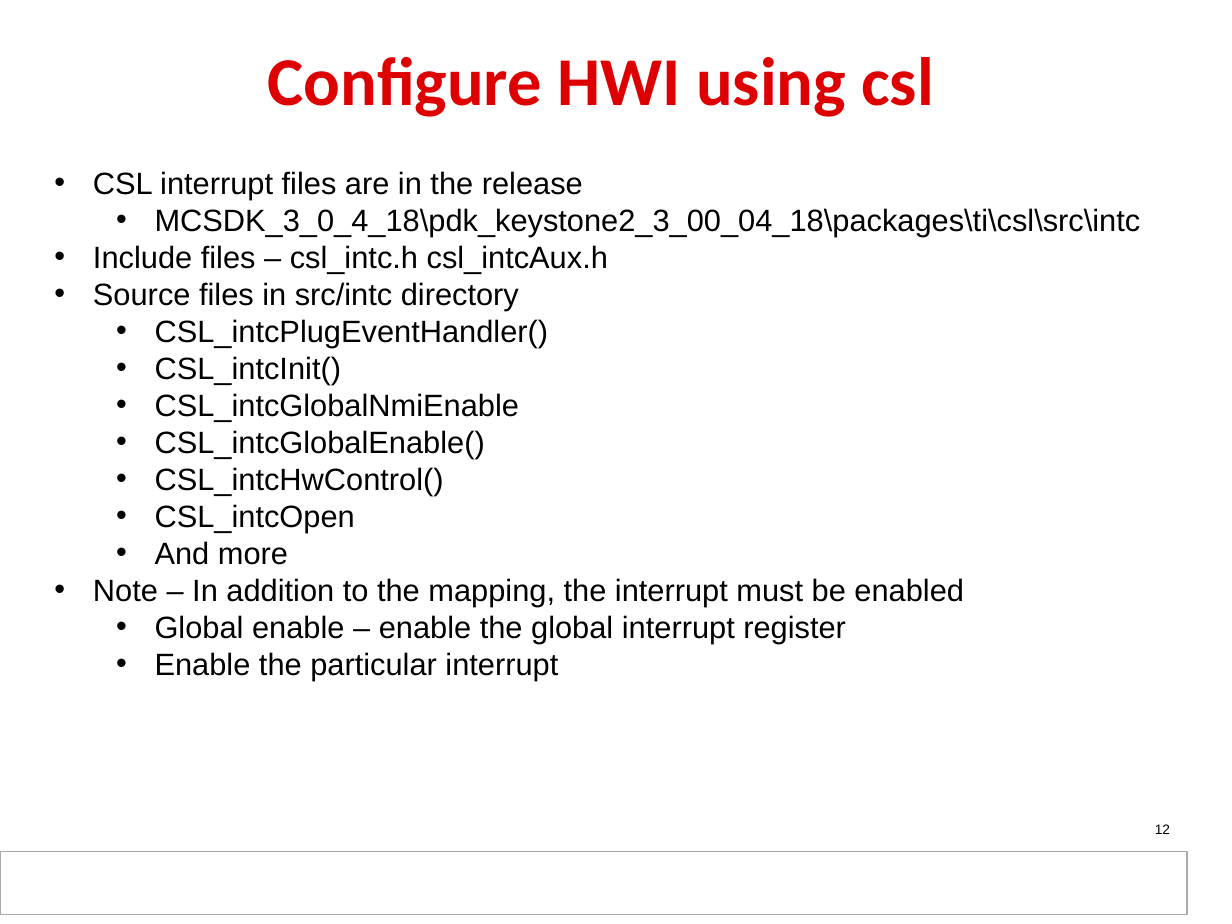
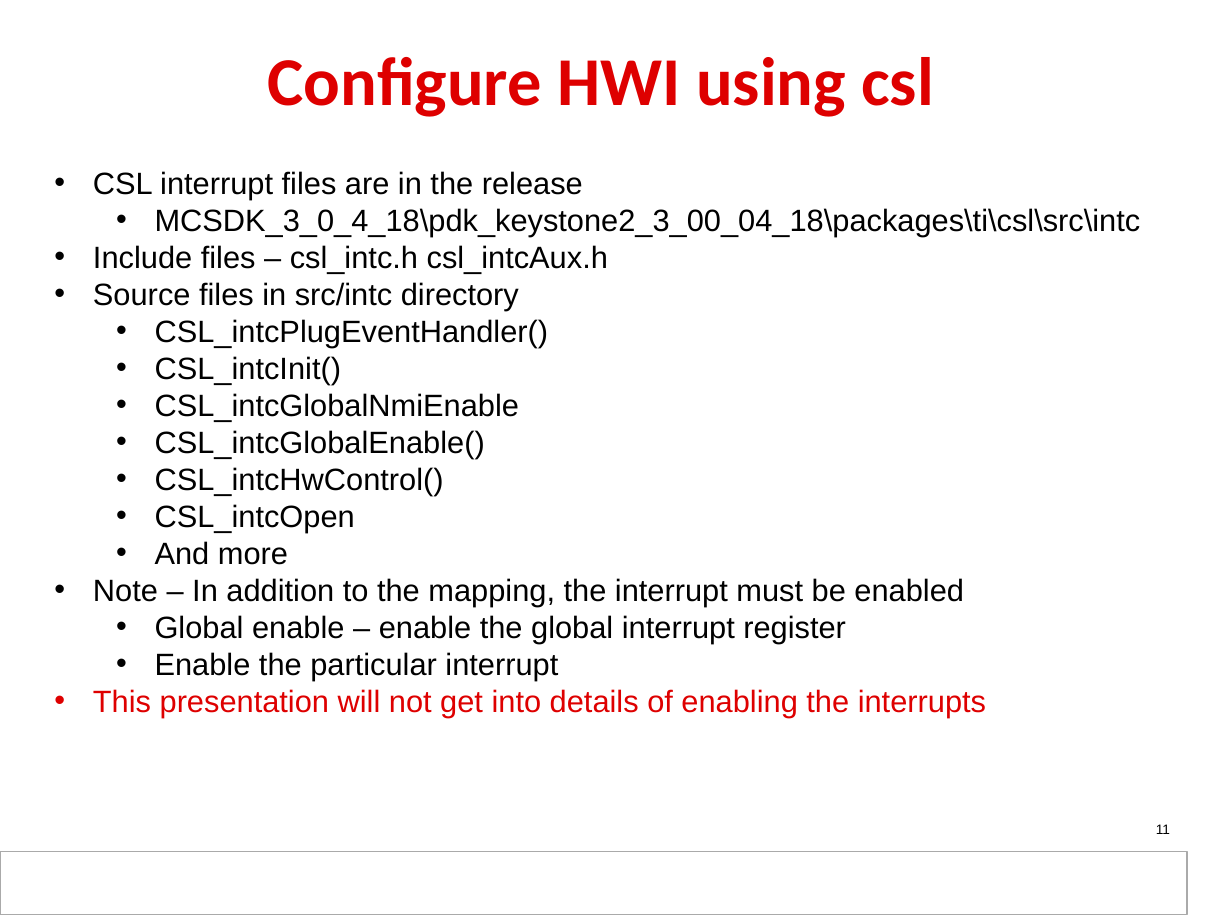
Before and after one commit to hari1989/keystone-workshop, a slide deck: slide 11 of slides/KeyStone_Interrupts.pptx (slide 12 before the commit). Drawn at 1232x924 pixels with LibreOffice and Linux fonts; fonts in the diff are those of the drawing; background and template pictures are left out. Boxes give left, top, right and bottom in pixels: in the first picture for what was removed or moved away, otherwise in the second. Text is boxed around its words. In the diff, an @@ line names an element or a change of style, - is before the commit and + after.

```diff
--- a/slides/KeyStone_Interrupts.pptx
+++ b/slides/KeyStone_Interrupts.pptx
@@ text at <box>93,689,986,717</box>: paragraph added @@
+• This presentation will not get into details of enabling the interrupts
@@ page number at <box>1156,824,1170,834</box>: text changed @@
-12
+11
```
Also in this commit, not shown: 5 other slides changed, 4 slides added, 3 slides removed.
